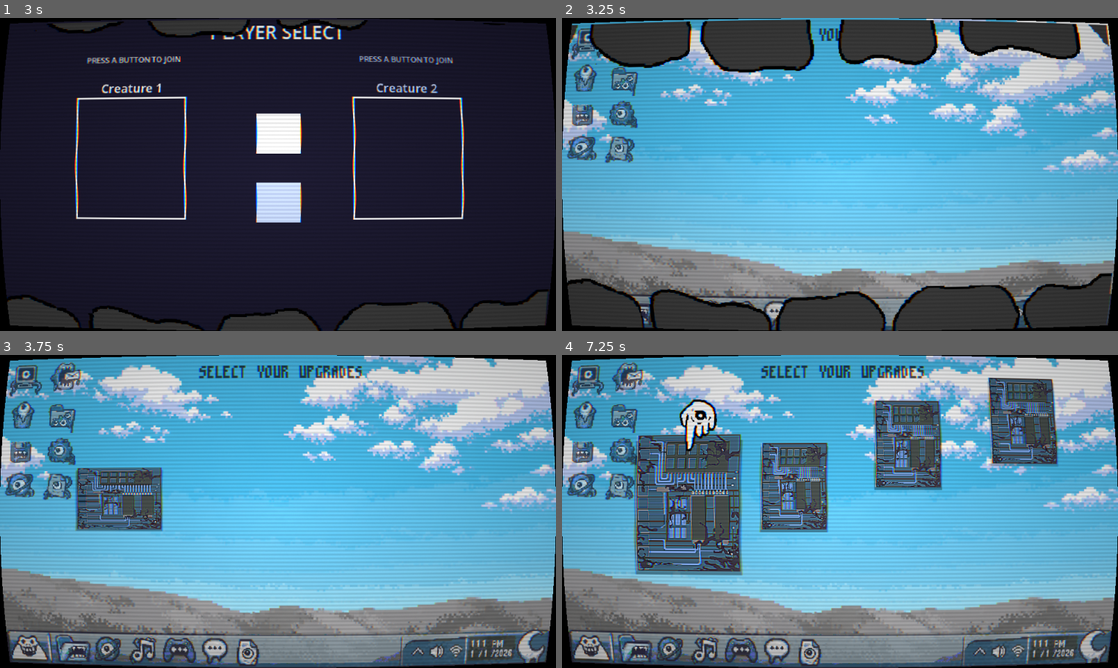
Above: before the commit, frames 1-4 (two rows, left to right).
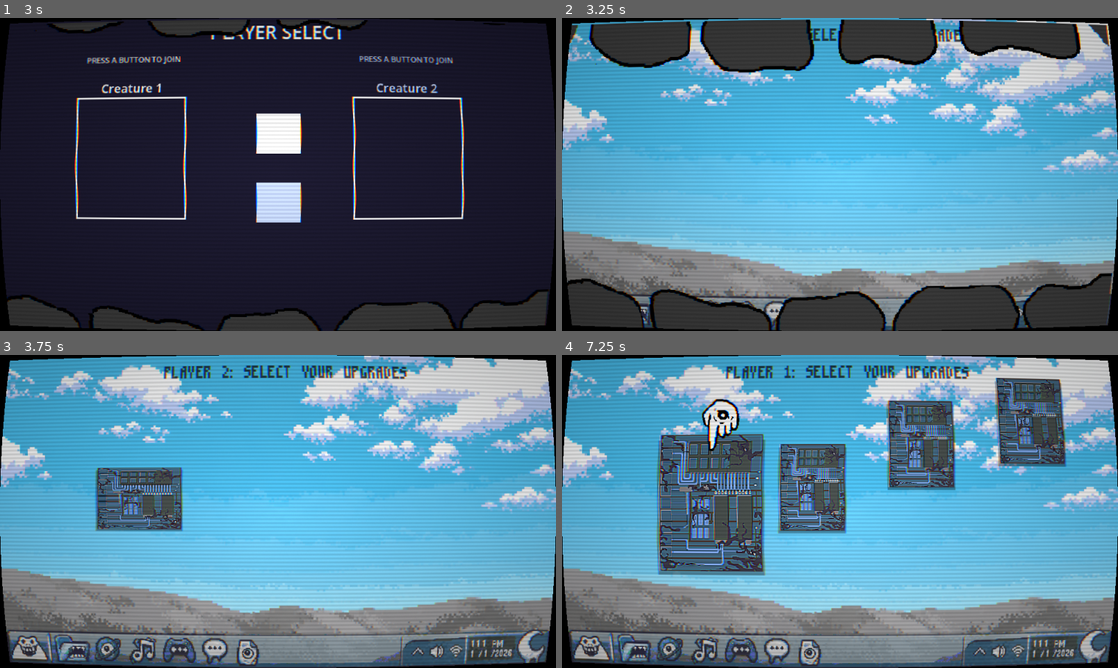
Above: after the commit, the same moments.

Repository: Filkspline/CreatureFeature
Game: Godot game, scene res://scenes/main_menu.tscn
Two runs of this game, one before a commit and one after it. Both use one fixed random seed, a clock stepped at 60 frames per second and the inputs below. The engine's default icon, where the game draws it, is replaced by a stand-in: a white triangle on a blue panel in a dark square. Sound files missing from this copy of the repository are replaced by a short silence.
Inputs (mouse positions are in pixels of both pictures, inside the frame that each line leads up to):
- Up to frame 1 (3 s): click "Play" at 0.5 s; tap A (LeftP1) at 1.25, 2, 2.75 s; move the mouse to (400, 158) at 1.27 s; hold D (MenuTabRight) 1.28-2 s; tap Left (LeftP2) at 1.35 s; click (400, 158) at 1.42 s; drag from (166, 190) to (250, 237) at 2.02 s; move the mouse to (333, 105) at 2.77 s; hold D (MenuTabRight) from 2.78 s (still down); tap 2 at 2.85 s
- Up to frame 2 (3.25 s): keep holding D (MenuTabRight)
- Up to frame 3 (3.75 s): release D (MenuTabRight) at 3.5 s; drag from (250, 574) to (111, 464) at 3.52 s
- Up to frame 4 (7.25 s): move the mouse to (1006, 558) at 4.27 s; hold A (LeftP1) 4.28-5 s; tap 1 at 4.35 s; drag from (673, 464) to (867, 495) at 5.02 s; move the mouse to (867, 511) at 5.77 s; hold Escape (MenuBack) 5.78-6.5 s; tap Left (LeftP2) at 5.85 s; click (867, 511) at 5.92 s; drag from (756, 433) to (728, 527) at 6.52 s

Frame 1 is identical in both runs. In frame 2, 2.5% of the frame differs, in the area x 0-84%, y 3-99%; in frame 3, 7.3%; in frame 4, 24%, in the area x 0-98%, y 2-99%.

Commit message:
Improve upgrade draft layering and owned stack
This patch fixes overlapping card z-order issues by assigning discrete z bands to offered cards and the owned-card stack, so cards no longer interleave across layers. It adds a display-only owned-card reveal sequence with staggered pop-in and flip timing, updates the draft title label for the active player, and makes face-down/face-up state explicit so cards reliably finish their flip and emit card_flip_finished.

Diff:
--- a/scenes/upgrade_card.tscn
+++ b/scenes/upgrade_card.tscn
@@ -133,6 +133,7 @@
 size_flags_vertical = 4
 
 [node name="card_back" type="Sprite2D" parent="Control" unique_id=2016231307]
+oversampling_with_scale = 1
 position = Vector2(1.874999, 3.71933e-05)
 texture = ExtResource("2_33rkj")
 
@@ -157,6 +158,7 @@
 scale = Vector2(5.9375005, 5.156251)
 texture = ExtResource("2_igsks")
 expand_mode = 4
+metadata/_edit_use_anchors_ = true
 
 [node name="Sprite2D2" type="Sprite2D" parent="Control/card_front" unique_id=435279521]
 modulate = Color(0.012617188, 0.012617188, 0.012617188, 0.1764706)
--- a/scenes/upgrade_card_ui.tscn
+++ b/scenes/upgrade_card_ui.tscn
@@ -9,7 +9,7 @@
 [ext_resource type="FontFile" uid="uid://bc0aavecw2ud2" path="res://assets/card_assets/m3x6.ttf" id="5_h7cfo"]
 
 [sub_resource type="RectangleShape2D" id="RectangleShape2D_g4v7s"]
-size = Vector2(500, 265)
+size = Vector2(479, 256)
 
 [sub_resource type="ShaderMaterial" id="ShaderMaterial_1ifr4"]
 shader = ExtResource("4_ovphs")
@@ -34,21 +34,25 @@
 grow_vertical = 2
 
 [node name="background" type="Sprite2D" parent="." unique_id=1887611312]
+z_index = -10
 position = Vector2(1.4305115e-05, 13.000006)
 scale = Vector2(0.4433702, 0.43787605)
 texture = ExtResource("2_v13x6")
 
 [node name="taskbar" type="Sprite2D" parent="." unique_id=1252514268]
 modulate = Color(1, 1, 1, 0.7176471)
+z_index = -10
 oversampling_with_scale = 1
 texture_filter = 5
-position = Vector2(-0.11729008, -0.15625095)
+position = Vector2(-0.11729008, 154.84375)
 scale = Vector2(1.0003664, 0.999132)
 texture = ExtResource("3_ovphs")
+region_enabled = true
+region_rect = Rect2(0, 310, 640, 50)
 
 [node name="folder" type="Sprite2D" parent="taskbar" unique_id=1597231036]
 modulate = Color(1.3266667, 1.3266667, 1.3266667, 1)
-position = Vector2(-243.5, 161.169)
+position = Vector2(-243.79337, 6.161604)
 scale = Vector2(1.195, 1.195)
 texture = ExtResource("3_1ifr4")
 region_enabled = true
@@ -64,11 +68,14 @@
 position = Vector2(-92, -35)
 
 [node name="CollisionShape2D" type="CollisionShape2D" parent="Camera2D/hand/cardspawnarea" unique_id=468811304]
-position = Vector2(94, 23.5)
+position = Vector2(110.5, 24)
 shape = SubResource("RectangleShape2D_g4v7s")
 
 [node name="cardspawner" type="Marker2D" parent="Camera2D/hand" unique_id=558817203]
 position = Vector2(-276, 168)
+
+[node name="ownedcards" type="Marker2D" parent="Camera2D/hand" unique_id=1708363756]
+position = Vector2(-291, -125)
 
 [node name="title_label" type="Label" parent="." unique_id=612672962]
 modulate = Color(0.04755766, 0.047557645, 0.047557645, 0.69411767)
--- a/scripts/card_hand.gd
+++ b/scripts/card_hand.gd
@@ -31,10 +31,45 @@
 @export var folder_squash_scale_multiplier : Vector2 = Vector2(1.15, 0.85) # Wide and flat, the instant a card leaves it
 @export var folder_stretch_scale_multiplier : Vector2 = Vector2(0.92, 1.1) # Thin and tall, settling back down after
 
+## Spacing, in z_index, between one card's whole layer band and the next
+## card's. A single card spreads its own layers across four z values (its
+## art layer, its frame, its back, and the back's dark edge copy), so two
+## cards only one z apart interleave: the lower card's border ends up drawn
+## across the upper card's art. Any value at or above that spread works,
+## this is just a round number with headroom.
+@export var card_z_step : int = 10
+## z_index of the oldest card in the owned-cards stack. Owned cards climb
+## from here in pick order, newest on top of the stack, and the offered
+## hand is stacked above the whole owned stack so the pickable cards always
+## read as the foreground. Keep this above the draft scene's backdrop
+## (background and taskbar sit at z_index -10 in upgrade_card_ui.tscn).
+@export var owned_card_z_base : int = 10
+## How far apart (in local y) each already-owned card sits from the next
+## in the owned-cards stack. Positive moves each newer card down the
+## screen from the previous one.
+@export var owned_card_vertical_offset : float = 50.0
+## Scale applied to owned-card displays, relative to the normal card
+## scale, so the "already have this" stack still reads clearly at a
+## glance without being as large as the actual pickable hand.
+@export var owned_card_scale_fraction : float = 0.85
+## Pause after the draft screen opens before the owned-card reveal
+## starts, so the reveal isn't swallowed by the scene transition's wipe.
+@export var owned_card_reveal_start_delay : float = 0.45
+## How long each owned card takes to pop in at the marker before it
+## flips. The flip starts once this finishes.
+@export var owned_card_appear_duration : float = 0.18
+## Gap between one owned card finishing its flip and the next one
+## appearing, so the stack reads as a one-by-one reveal.
+@export var owned_card_flip_stagger_delay : float = 0.12
+
 @onready var hand : Node2D = self
 @onready var cardspawner : Marker2D = $cardspawner
 @onready var card_spawn_shape : CollisionShape2D = $cardspawnarea/CollisionShape2D
 @onready var folder_sprite : Sprite2D = get_node(folder_node_path)
+@onready var owned_cards_marker : Marker2D = $ownedcards
+# The draft heading lives outside the hand (a sibling of the Camera2D this
+# node sits under), so look it up by path rather than assuming it's a child.
+@onready var title_label : Label = get_node_or_null("../../title_label")
 
 var folder_base_scale : Vector2
 var current_player_id : int = 1
@@ -48,6 +83,10 @@
 var currently_handling_card : bool
 var card_map : Dictionary[Node2D, UpgradeData]
 var cards : Array[Node2D]
+# Purely-display cards for the "already owned" stack. Kept separate from
+# `cards` so they're never touched by highlight navigation, input
+# handling, or the picking/discard flow in _handle_clicked_card().
+var owned_cards : Array[Node2D]
 var _rng := RandomNumberGenerator.new()
 # Edge-detection state for per-device input resolution (see _process below).
 var _key_prev_state : Dictionary = {}
@@ -69,12 +108,43 @@
 
 func _on_upgrade_draft_ready(player_id: int, offered: Array[UpgradeData]) -> void:
 	current_player_id = player_id
+	_update_title_label(player_id)
+	_assign_card_z_bands(offered.size(), _owned_upgrade_paths(player_id).size())
 	_draw_hand(offered)
+	_draw_owned_cards(player_id)
+
+
+# Hands out the z bands for one draft, before anything spawns. The offered
+# hand sits above the entire owned stack, and each stack climbs by
+# card_z_step, so neither stack can drift into the other's range however
+# many cards it holds. The first offered card still gets the highest band,
+# same as before, so it stays the one drawn on top of the fan.
+func _assign_card_z_bands(offered_count: int, owned_count: int) -> void:
+	var hand_z_base : int = owned_card_z_base + (owned_count + 1) * card_z_step
+	card_default_z_index = hand_z_base + maxi(offered_count - 1, 0) * card_z_step
+	current_z_index = card_default_z_index
+
+
+# The picked-upgrade list for a player, in pick order (oldest first). Read
+# here and in _draw_owned_cards so the z bands and the spawned cards can
+# never disagree about how many owned cards there are.
+func _owned_upgrade_paths(player_id: int) -> Array:
+	var picked : Array = UpgradePoolManager.current_upgrades.get(player_id, [])
+	return picked
+
+
+# Says which player is actually drafting. Only the round's loser picks, and
+# it isn't otherwise obvious from the screen who that is.
+func _update_title_label(player_id: int) -> void:
+	if not title_label:
+		return
+	title_label.text = "PLAYER %d: SELECT YOUR UPGRADES" % player_id
 
 
 func _draw_hand(offered: Array[UpgradeData]) -> void:
-	card_default_z_index = offered.size() + 1
-	current_z_index = card_default_z_index
+	# card_default_z_index / current_z_index were set by
+	# _assign_card_z_bands(), which needs the offered and owned counts
+	# together to place this hand above the owned stack.
 	for upgrade in offered:
 		var upgrade_card = UPGRADE_CARD.instantiate()
 		card_map.set(upgrade_card, upgrade)
@@ -88,7 +158,7 @@
 		add_child(upgrade_card)
 		upgrade_card.set_upgrade(upgrade)
 		upgrade_card.z_index = current_z_index
-		current_z_index -= 1
+		current_z_index -= card_z_step
 
 		# Cards start out tiny and sitting on the folder, before they get
 		# popped out and spread into the hand
@@ -98,6 +168,99 @@
 
 	await get_tree().create_timer(initial_spread_delay).timeout
 	_spread_cards()
+
+
+# Shows every card this player has already picked so far this match,
+# stacked at owned_cards_marker with a vertical offset per card. Cards are
+# revealed strictly one at a time, oldest first: each one pops in at the
+# marker, plays its flip-to-face-up animation, and only then does the next
+# one appear.
+#
+# Purely a display: these never enter `cards`, they're flagged
+# is_display_only so the hand's highlight sweep skips them, and input
+# handling / _handle_clicked_card()'s pick-discard flow never touch them.
+func _draw_owned_cards(player_id: int) -> void:
+	_clear_owned_cards()
+
+	var picked: Array = _owned_upgrade_paths(player_id)
+	if picked.is_empty():
+		return
+
+	# Let the scene transition's wipe clear first, otherwise the whole
+	# reveal plays out behind a closed mouth and is never actually seen.
+	if owned_card_reveal_start_delay > 0.0:
+		await get_tree().create_timer(owned_card_reveal_start_delay).timeout
+
+	var index := 0
+	for path in picked:
+		var upgrade: UpgradeData = load(path)
+		if upgrade == null:
+			continue
+
+		var owned_card := _spawn_owned_card(upgrade, index)
+		index += 1
+		if owned_card == null:
+			continue
+		await _reveal_owned_card(owned_card)
+
+		if owned_card_flip_stagger_delay > 0.0:
+			await get_tree().create_timer(owned_card_flip_stagger_delay).timeout
+
+
+# Creates one owned-card display at its stack slot and pops it in, inside
+# its own z band.
+#
+# Sibling order on its own is not enough to order these: a card's layers do
+# not all sit at its base z (the art is two below the frame, the back is
+# one above it, see the face-z comment in upgrade_card.gd), so two cards
+# sharing a base z interleave and the older card's border draws across the
+# newer card's art. Giving each card a band card_z_step wide, climbing in
+# pick order, means the newer card has every one of its layers above every
+# layer of the older one, which is the same newest-on-top result sibling
+# order was reaching for, just without the interleaving.
+func _spawn_owned_card(upgrade: UpgradeData, index: int) -> Node2D:
+	var owned_card := UPGRADE_CARD.instantiate() as Node2D
+	if not owned_card:
+		return null
+	# Keeps this copy out of the hand's highlight/selection sweep.
+	owned_card.is_display_only = true
+	add_child(owned_card)
+	owned_card.set_upgrade(upgrade)
+	owned_card.z_index = owned_card_z_base + index * card_z_step
+
+	var base_scale = card_default_scale if defaults_set else owned_card.scale
+	var target_scale = base_scale * owned_card_scale_fraction
+	owned_card.rotation = 0.0
+	owned_card.position = owned_cards_marker.position + Vector2(0, index * owned_card_vertical_offset)
+	owned_card.scale = target_scale * spawn_scale_fraction
+
+	var appear_tween = create_tween()
+	appear_tween.set_trans(Tween.TRANS_BACK).set_ease(Tween.EASE_OUT)
+	appear_tween.tween_property(owned_card, "scale", target_scale, owned_card_appear_duration)
+
+	owned_cards.append(owned_card)
+	return owned_card
+
+
+# Waits for one owned card to finish popping in, flips it, then waits for
+# that flip to actually finish before returning. This is what makes the
+# reveal sequential instead of everything happening in the same frame.
+func _reveal_owned_card(owned_card: Node2D) -> void:
+	if not is_instance_valid(owned_card):
+		return
+	if owned_card_appear_duration > 0.0:
+		await get_tree().create_timer(owned_card_appear_duration).timeout
+	if not is_instance_valid(owned_card):
+		return
+	owned_card.flip_card()
+	await owned_card.card_flip_finished
+
+
+func _clear_owned_cards() -> void:
+	for card in owned_cards:
+		if is_instance_valid(card):
+			card.queue_free()
+	owned_cards.clear()
 
 
 func _spread_cards() -> void:
@@ -300,7 +463,9 @@
 			highlighted_card = card
 	# Handles moving the selected card to the center of the screen,
 	# can be changed to move to a specific node down the line
-	highlighted_card.z_index = card_default_z_index + 1
+	# One band above the top of the fan, so the picked card's whole stack
+	# (art included) clears every other card while it flies out.
+	highlighted_card.z_index = card_default_z_index + card_z_step
 	var tween = create_tween()
 	tween.set_trans(Tween.TRANS_BACK).set_ease(Tween.EASE_OUT)
 	tween.tween_property(highlighted_card, "position", card_default_transform.origin, 0.4)
--- a/scripts/upgrade_card.gd
+++ b/scripts/upgrade_card.gd
@@ -1,8 +1,16 @@
 extends Node2D
+
+# Emitted once the flip-to-face-up reveal has actually happened: either
+# the flip animation finished, or the face was applied directly because no
+# flip animation was available. The draft screen awaits this so owned
+# cards can be revealed strictly one at a time.
+signal card_flip_finished
 
 @onready var selection_icon = $Control/selection_icon
 @onready var anim_player = $AnimationPlayer
 @onready var card_control = $Control
+@onready var card_back : Sprite2D = $Control/card_back
+@onready var card_front : Sprite2D = $Control/card_front
 @onready var card_icon : TextureRect = $Control/card_front/card_icon
 @onready var title_label : Label = $Control/card_front/Title
 @onready var description_label : Label = $Control/card_front/Description
@@ -10,9 +18,44 @@
 @onready var card_shader = preload("res://scripts/card_tear.gdshader")
 @onready var fight_scene = preload("res://scenes/test_level.tscn")
 
+const FLIP_ANIM := "card_flip"
+# card_front's z_index while face-down (behind card_back) and face-up
+# (tied with card_back, so plain sibling order draws it on top).
+const FACE_DOWN_FRONT_Z := -1
+const FACE_UP_FRONT_Z := 0
+# The card's layer stack is: card_icon (the art) under card_front (the
+# frame, which has a transparent window over the art) under card_back (the
+# back, which hides both). card_icon reaches that by sitting at z_index -2
+# *relative* to card_front, and card_front is at -1 while face-down, so the
+# art layer lands 2 or 3 below whatever base z_index the card root is given,
+# and the card's whole stack spans four z values (base -3 .. base).
+#
+# Two things follow for anything that spawns these cards:
+#  1. Ordering two overlapping cards by sibling order alone is not enough,
+#     because their layers do not share one z. A card that should be on top
+#     needs its base raised by more than that four value spread, otherwise
+#     the lower card's border draws across the upper card's art. card_hand
+#     hands out bands card_z_step apart for exactly this.
+#  2. Every layer of the card is at or below its base, and Godot draws every
+#     negative z_index item before every z_index 0 item no matter where it
+#     sits in the tree. So the base has to clear any opaque, full screen
+#     sibling sitting at z_index 0 (the draft screen keeps its backdrop at
+#     z_index -10 and starts cards at a positive band for this reason).
+#     A card left at the default z_index 0 in front of a z_index 0 backdrop
+#     shows its frame and back but no art.
+
 var currently_highlighted : bool
 var is_flipped : bool
+## True for purely-display copies (the owned-cards stack). Those stay out
+## of the hand's highlight/selection sweep entirely.
+var is_display_only : bool = false
 #var assoc_tres_file
+
+# ── Debug ──
+## Prints what flip_card() actually did (called, player valid, animation
+## playing). This is what distinguishes "the flip never fired" from "the
+## flip fired but was never seen", which look identical on screen.
+@export var debug_flip: bool = false
 
 # ── Juice settings ──
 const IDLE_BOB_AMOUNT := 6.0
@@ -30,7 +73,30 @@
 	selection_icon.hide()
 	self.material = null
 	_base_scale = card_control.scale
+	# Establish the unflipped state here at runtime. The scene's saved
+	# z_index and the (editor-only, never played) RESET animation are not
+	# enough on their own to guarantee what a fresh card actually shows.
+	_set_face_down()
+	anim_player.animation_finished.connect(_on_anim_finished)
 	_start_idle_bob()
+
+
+func _set_face_down() -> void:
+	card_back.visible = true
+	card_front.visible = true
+	card_front.z_index = FACE_DOWN_FRONT_Z
+	is_flipped = false
+
+
+func _apply_face_up() -> void:
+	card_front.visible = true
+	card_front.z_index = FACE_UP_FRONT_Z
+	card_back.visible = false
+
+
+func _on_anim_finished(anim_name: StringName) -> void:
+	if anim_name == FLIP_ANIM:
+		card_flip_finished.emit()
 
 
 func _start_idle_bob() -> void:
@@ -49,6 +115,10 @@
 			# the actual card instances, so a plain child check isn't
 			# enough, skip anything that isn't a card
 			if card == self or not card.has_method("_handle_highlight"):
+				continue
+			# Display-only copies (the owned-cards stack) are not part of
+			# the pickable hand and must not be touched by this sweep.
+			if card.is_display_only:
 				continue
 			card.currently_highlighted = false
 			card.selection_icon.hide()
@@ -61,11 +131,27 @@
 		_play_unhover_tween()
 
 func flip_card() -> void:
-	if !is_flipped:
-			anim_player.play("card_flip")
-			is_flipped = true
+	if is_flipped:
+		if debug_flip:
+			print("[CARD FLIP] %s skipped: already flipped" % name)
+		return
+	is_flipped = true
+	if anim_player and anim_player.has_animation(FLIP_ANIM):
+		anim_player.play(FLIP_ANIM)
+		if debug_flip:
+			print("[CARD FLIP] %s display_only=%s player=%s playing=%s anim=%s" % [
+				name, is_display_only, anim_player, anim_player.is_playing(), anim_player.current_animation
+			])
+		# Safety net: if the flip animation isn't actually running (paused
+		# player, zero speed, missing track), reveal the face directly so
+		# a card can never be left stuck showing only its back.
+		if not anim_player.is_playing():
+			_apply_face_up()
+			card_flip_finished.emit()
 	else:
-		pass
+		push_warning("UpgradeCard: no '%s' animation on %s, revealing face directly" % [FLIP_ANIM, name])
+		_apply_face_up()
+		card_flip_finished.emit()
 
 
 func _play_hover_tween() -> void:
